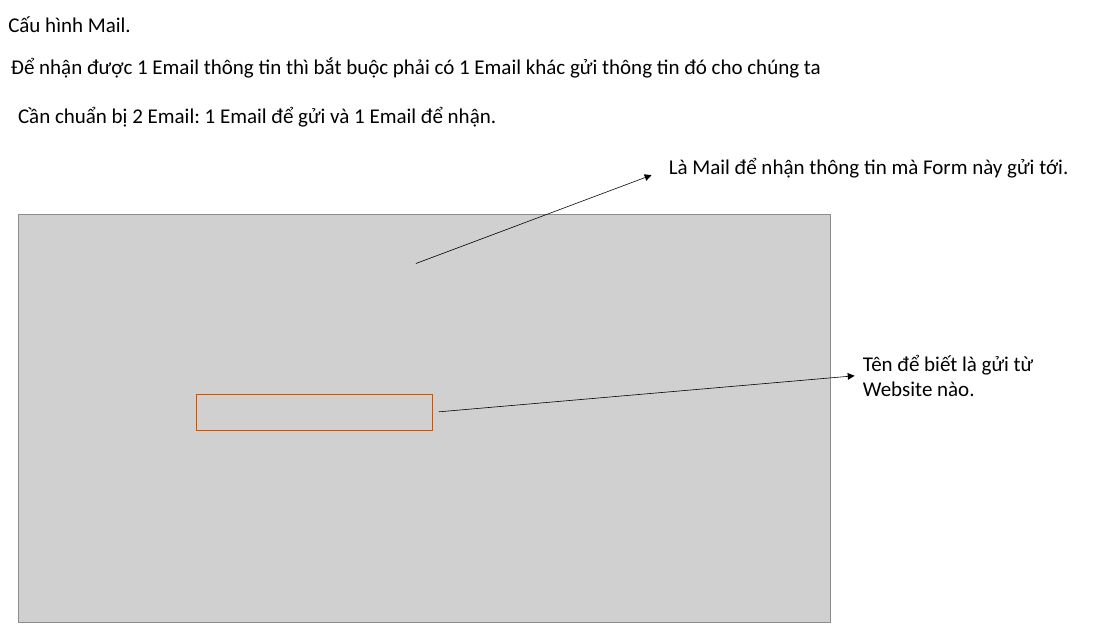
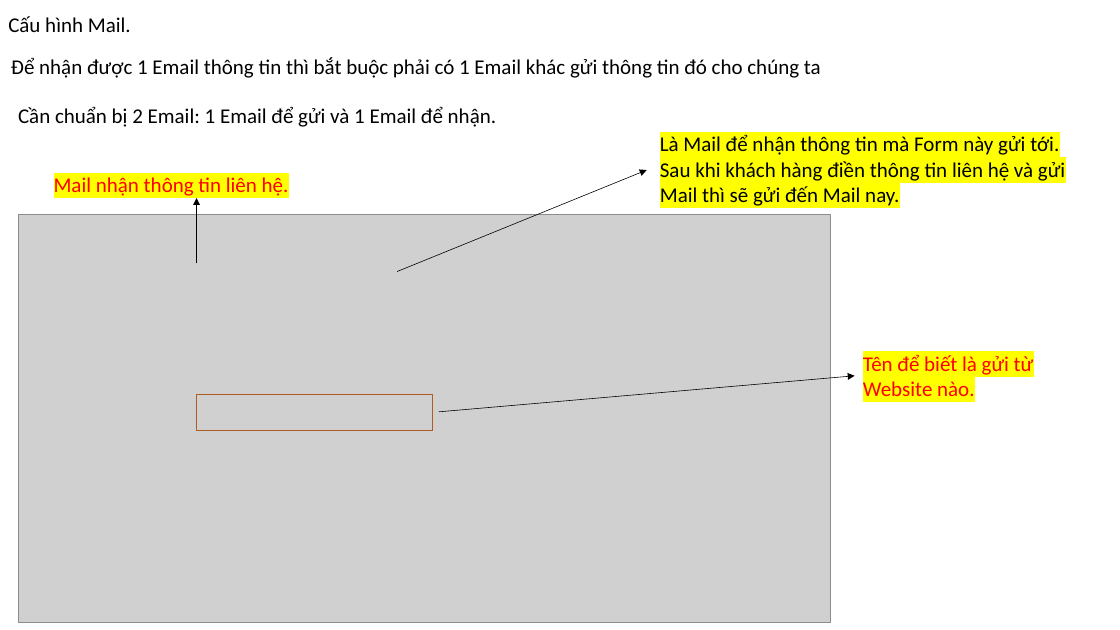
Before and after one commit to DangVanDoan05/WordPress, a slide deck: slide 17 of Tạo trang liên hệ trong WebSite.pptx. Drawn at 1120x630 pixels with LibreOffice and Linux fonts; fonts in the diff are those of the drawing; grey boxes stand for pictures. Boxes give left, top, right and bottom in pixels: in the first picture for what was removed or moved away, otherwise in the second. Text is boxed around its words. In the diff, an @@ line names an element or a change of style, - is before the commit and + after.

```diff
--- a/Tạo trang liên hệ trong WebSite.pptx
+++ b/Tạo trang liên hệ trong WebSite.pptx
@@ text "Là Mail để nhận thông ...": place and size @@
-text "Là Mail để nhận thông ..." at <box>669,157,1068,178</box>
+text "Là Mail để nhận thông ..." at <box>660,134,1065,206</box>
@@ text at <box>660,134,1059,155</box>: highlight none to #FFFF00 in "Là Mail để nhận thông tin mà ..." @@
@@ text added at <box>54,177,289,199</box>, 18 pt, text #FF0000 @@
+Mail nhận thông tin liên hệ.
@@ arrow moved from (416, 264) - (652, 175) to (397, 271) - (647, 170) @@
@@ text at <box>660,161,1065,206</box>: paragraph added @@
+Sau khi khách hàng điền thông tin liên hệ và gửi Mail thì sẽ gửi đến Mail nay.
@@ arrow added from (197, 264) to (197, 198), #000000 0.5 pt @@
@@ text "Tên để biết là gửi ..." at <box>863,354,1034,396</box>: text colour #000000 to #FF0000, highlight none to #FFFF00 @@
```
Also in this commit, not shown: 7 other slides changed, 13 slides added, 1 slide removed, 3 other files.
